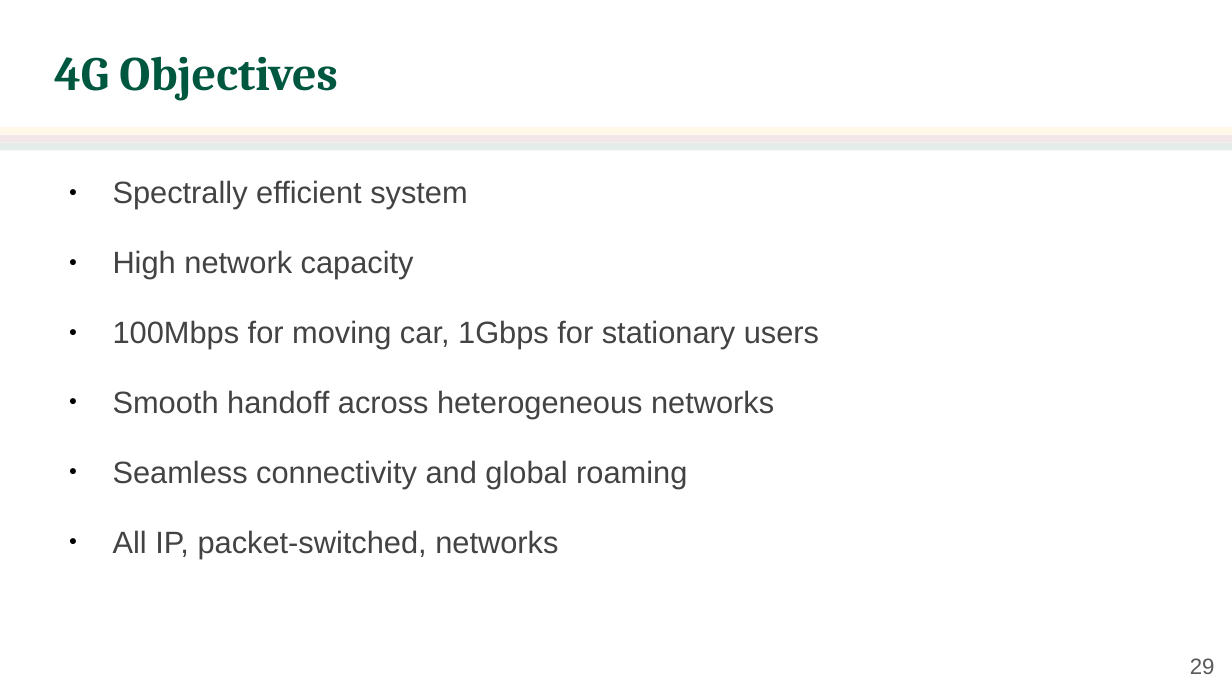
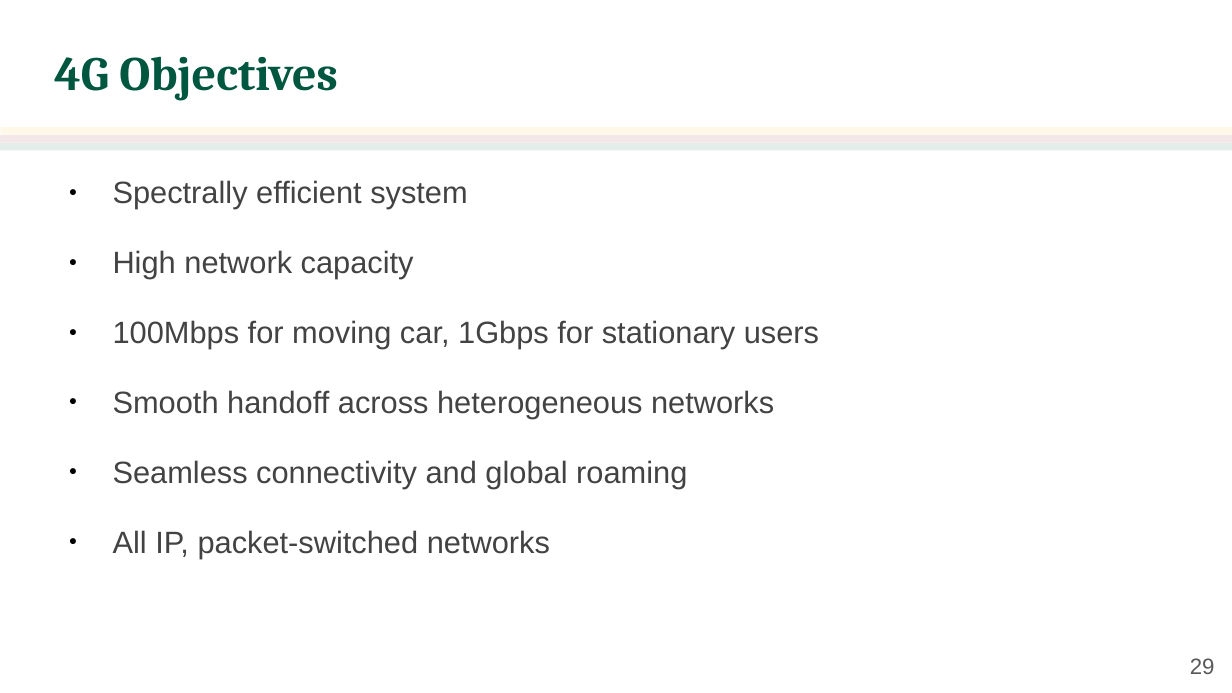
Before and after one commit to jachermocilla/extra-course-materials, a slide deck: slide 29 of cmsc137/slides-rsm/CMSC 137 - 25 - Other Wireless Networks.odp. Drawn at 1232x693 pixels with LibreOffice and Linux fonts; fonts in the diff are those of the drawing; background and template pictures are left out. Boxes give left, top, right and bottom in pixels: in the first picture for what was removed or moved away, otherwise in the second. Text is boxed around its words. In the diff, an @@ line names an element or a change of style, - is before the commit and + after.

```diff
--- a/cmsc137/slides-rsm/CMSC 137 - 25 - Other Wireless Networks.odp
+++ b/cmsc137/slides-rsm/CMSC 137 - 25 - Other Wireless Networks.odp
@@ text at (113,530,550,558): text changed @@
-● All IP, packet-switched, networks
+● All IP, packet-switched networks
```
Also in this commit, not shown: 2 other slides changed, 1 slide added, 1 other file.
